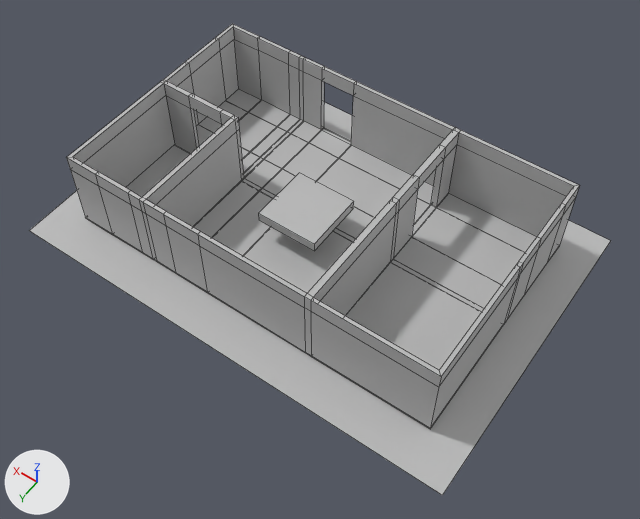
An edit to the FBX model nordicGameJam2015/Assets/Graphics/bearHut.fbx, drawn before and after from the same camera.
Camera for both pictures: a camera (50 mm lens) standing at (-23.5, 32.7, 48.7) and looking at (-1.8, 2.3, 0.9). The axes (+X, +Y, +Z) are drawn at lower left. The lights are the same throughout. Mesh edges are drawn as thin lines. Where no turn or scale is listed for an object, it has been applied to the vertices.
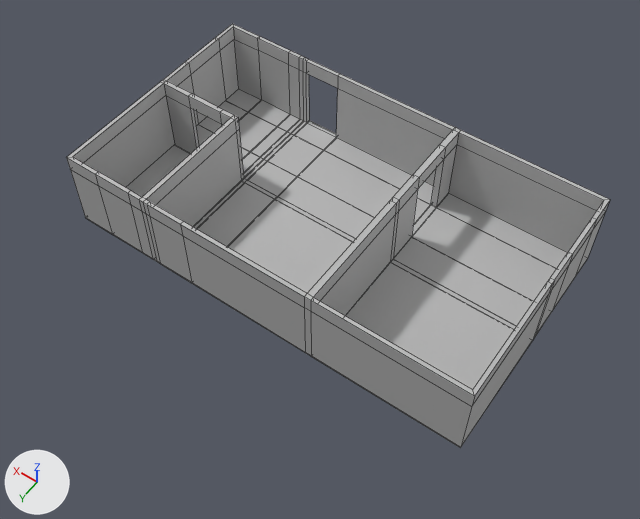
Changed parts and their boxes [x1, y1, x2, y2] in the pictures (640 x 519 px; the box of a moved part takes in the faces that stretch with it):
'pCube1', reshaped: before [66, 24, 580, 429]; after [66, 24, 610, 448]
'pPlane1', deleted: before [29, 102, 610, 495]
'pCube2', deleted: before [258, 173, 354, 251]
part 1 of me_mesh, moved or reshaped: [143, 58, 455, 352] in both
part 2 of me_mesh, moved or reshaped: before [311, 130, 580, 429]; after [311, 130, 610, 448]

What the commit changed:
me_mesh has 292 vertices, 296 faces and spans x -15.2..13.7, y -8.8..8.8, z -3.1..3.1.
me_mesh is used by ob_pcube1; location (0.79, -0.21, 3.29).
me_mesh part 1: all 44 vertices in x 2.3..5.1, y -8.8..8.8, z -3.1..3.1 are moved by (1.4, 0.0, 0.0).
me_mesh part 2: all 42 vertices in x -15.2..-14.8, y -8.8..8.8, z -3.1..3.1 are moved by (-2.1, 0.0, 0.0).
Object 'pCube2' (ob_pcube2) is deleted.
Object 'pPlane1' (ob_pplane1) is deleted.
